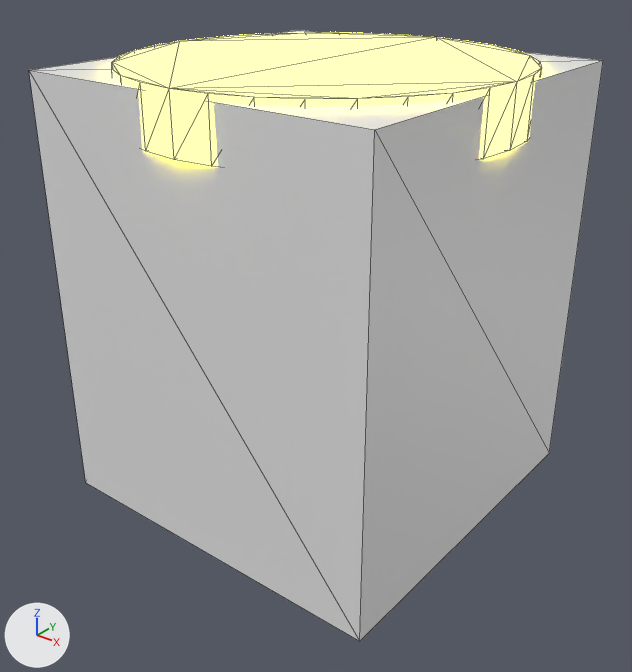
The glTF model assets/models/hourglass.glb, before and after one commit.
One viewpoint serves both versions: a 50 mm camera at (0.288, -0.367, 0.195) aimed at (0.004, -0.012, -0.025). The axes (+X, +Y, +Z) are drawn at lower left. The lights are the same throughout. Mesh edges are drawn as thin lines. Where no turn or scale is listed for an object, it has been applied to the vertices. Vertices at the same position are counted once.

The scene before the commit, as lines of its bpy script (objects in view):
```python
me_hourglass_001 = bpy.data.meshes.new('Hourglass.001')
me_hourglass_001.from_pydata(...)  # 224 vertices, 414 faces; spans x -0.108..0.108, y -0.108..0.108, z 0.0..0.127
me_hourglass_001.materials.append(mat_highlight)  # yellow #e7d412
me_hourglass_colonly_sensor = bpy.data.meshes.new('hourglass_colonly_sensor')
me_hourglass_colonly_sensor.from_pydata(...)  # a box spanning x -0.105..0.105, y -0.105..0.105, z -0.124..0.124
ob_hourglasscollider = bpy.data.objects.new('HourglassCollider', me_hourglass_colonly_sensor)
ob_hourglasscollider.location = (0.0, 0.0, 0.0)
ob_hourglasshighlight = bpy.data.objects.new('HourglassHighlight', me_hourglass_001)
ob_hourglasshighlight.location = (0.0, 0.0, 0.0)
```
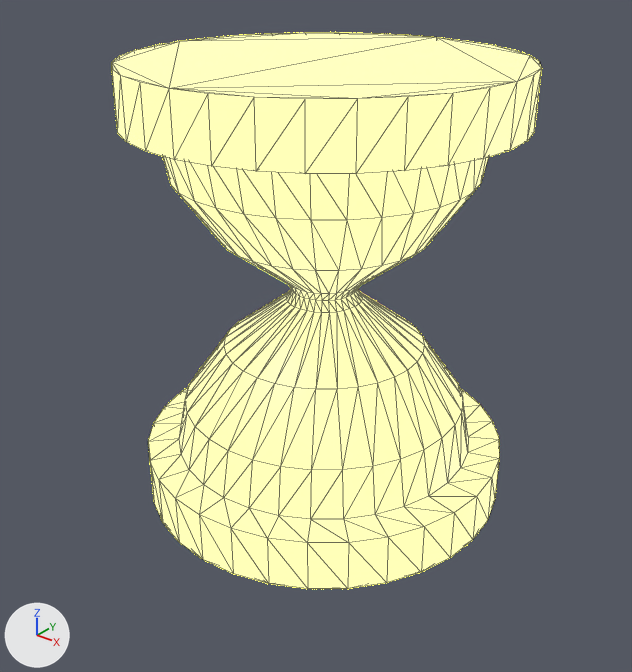
Location of each change, (x1, y1, x2, y2) in pixels of the pictures (632 x 672 px):
'HourglassCollider', deleted: before (29, 30, 603, 641)
'HourglassHighlight', reshaped: before (112, 33, 542, 167); after (112, 33, 542, 589)
part 1 of me_hourglass_001, added (beige): after (148, 289, 499, 589)

Diff of the bpy script that builds the scene:
```diff
--- a/assets/models/hourglass.glb.py
+++ b/assets/models/hourglass.glb.py
@@ me_hourglass_001 @@
 # used by ob_hourglasshighlight; location = (0.0, 0.0, 0.0)
-me_hourglass_001.from_pydata(...)  # 224 vertices, 414 faces; spans x -0.108..0.108, y -0.108..0.108, z 0.0..0.127
+me_hourglass_001.from_pydata(...)  # 416 vertices, 828 faces; spans x -0.108..0.108, y -0.108..0.108, z -0.127..0.127
+# me_hourglass_001 part 1
+# 164 vertices are added at x -0.108..0.108, y -0.108..0.108, z -0.127..-0.006
+# 28 new vertices lie (0.0, 0.0, 0.03) away from vertices in x -0.108..0.108, y -0.108..0.108, z -0.127
+# 414 new faces join them
 me_hourglass_001.materials.append(mat_highlight)
@@ ob_hourglasscollider @@
-ob_hourglasscollider = bpy.data.objects.new('HourglassCollider', me_hourglass_colonly_sensor)
-ob_hourglasscollider.location = (0.0, 0.0, 0.0)
```
